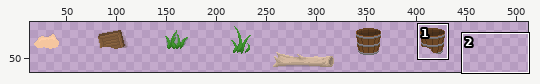
Two states of a sprite sheet, Assets/IslandEscape/Sprites/Scenery.png. The first picture is a wide view before the edit; the outline marks the close-up.
Close-up. The starting point:
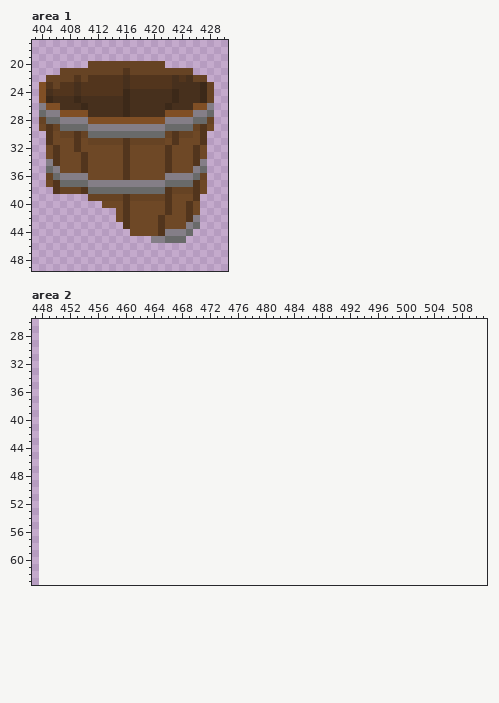
The file is 448x64 pixels. Pixels under 10% opacity are left out. Colours within 5 levels of each other are drawn and written as one. Shown: area 1: x 403..430, y 17..49; area 2: x 447..511, y 26..63. The old version is drawn lined up with the new one, on the new canvas. The wide view leaves out empty margins.
Once edited:
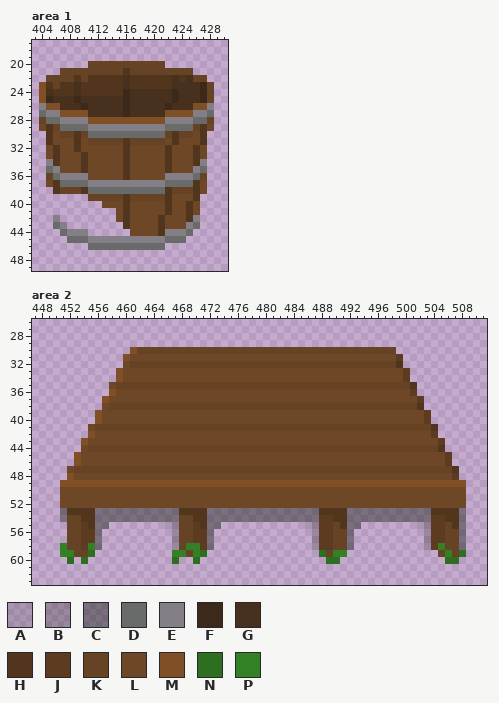
Palette (. is transparent): A #09170722  B #0917073b  C #09170766  D #696a6a  E #847e87  F #3c2919  G #47301d  H #52351d  J #5c3b21  K #664324  L #6e4826  M #804f25  N #2d6e20  P #348025
From old to new:
canvas 448x64 -> 512x64
Area 1:
The author put colour D in row 43 at x 406; in row 44 at x 407; in row 45 at x 408 to 410; in row 46 at x 411 to 421.
The author put colour E in row 42 at x 406; in row 43 at x 407; in row 44 at x 408 to 410; in row 45 at x 411 to 419.
Area 2:
The author put colour A in row 55 at x 466, 486 and 502.
The author put colour B in rows 55 to 58 at x 467, 487 and 503.
The author put colour C in rows 53 to 54 at x 451, 456 to 467, 472 to 487, 492 to 503 and 508; in row 55 at x 456 to 457, 472 to 473, 492 to 493 and 508; in rows 56 to 58 at x 456, 472, 492 and 508.
The author put colour H in row 32 at x 499; in row 35 at x 501; in row 38 at x 502; in row 41 at x 504; in row 44 at x 505; in row 47 at x 507.
The author put colour H in row 53 at x 452 to 455, 468 to 471, 488 to 491 and 504 to 507; in row 54 at x 454 to 455, 470 to 471, 490 to 491 and 506 to 507; in row 55 at x 455, 471, 491 and 507.
The author put colour J in row 31 at x 499; in rows 33 to 34 at x 500; in row 36 at x 501; in row 37 at x 502; in rows 39 to 40 at x 503; in row 42 at x 504.
The author put colour J in row 43 at x 505; in rows 45 to 46 at x 506; in row 48 at x 507; in row 54 at x 488 to 489 and 504 to 505; in row 55 at x 454, 470, 488 to 489 and 504 to 505; in rows 56 to 57 at x 454 to 455, 470 to 471, 488 to 489 and 504 to 505.
The author put colour J in row 58 at x 454, 471, 488 to 489 and 504.
The author put colour K in row 30 at x 462 to 498; in row 32 at x 461 to 498; in row 35 at x 459 to 500; in row 38 at x 458 to 501; in row 41 at x 456 to 503; in row 44 at x 455 to 504.
The author put colour K in row 47 at x 453 to 506; in row 54 at x 452 to 453 and 468 to 469; in row 55 at x 452 to 453, 468 to 469, 490 and 506; in rows 56 to 57 at x 452 to 453, 468 to 469, 490 to 491 and 506 to 507; in row 58 at x 452 to 453, 468, 490 to 491 and 506 to 507; in row 59 at x 453 to 454, 469, 489, 505 and 507.
The author put colour L in row 31 at x 461 to 498; in row 32 at x 460; in rows 33 to 34 at x 460 to 499; in row 35 at x 458; in row 36 at x 459 to 500; in row 37 at x 458 to 501.
The author put colour L in row 38 at x 457; in rows 39 to 40 at x 457 to 502; in row 41 at x 455; in row 42 at x 456 to 503; in row 43 at x 455 to 504; in row 44 at x 454.
The author put colour L in rows 45 to 46 at x 454 to 505; in row 47 at x 452; in row 48 at x 453 to 506; in rows 50 to 52 at x 451 to 508.
The author put colour M in row 30 at x 461; in row 31 at x 460; in rows 33 to 34 at x 459; in row 36 at x 458; in row 37 at x 457; in rows 39 to 40 at x 456.
The author put colour M in row 42 at x 455; in row 43 at x 454; in rows 45 to 46 at x 453; in row 48 at x 452; in row 49 at x 451 to 508.
The author put colour N in row 59 at x 455, 471, 488 and 508; in row 60 at x 452, 454, 467, 470, 489 to 490 and 506 to 507.
The author put colour P in row 58 at x 451, 455, 469 to 470 and 505; in row 59 at x 451 to 452, 467 to 468, 470, 490 to 491 and 506.
Changed places in both close-ups, as pixel boxes (x1, y1, x2, y2):
added: (53, 215, 165, 250)
added: (60, 347, 466, 564)
